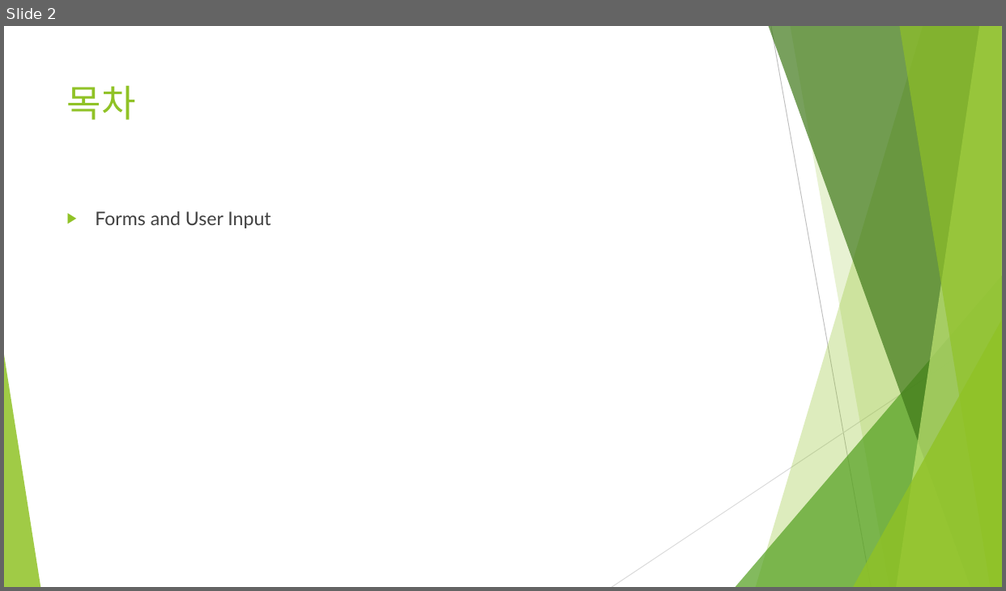
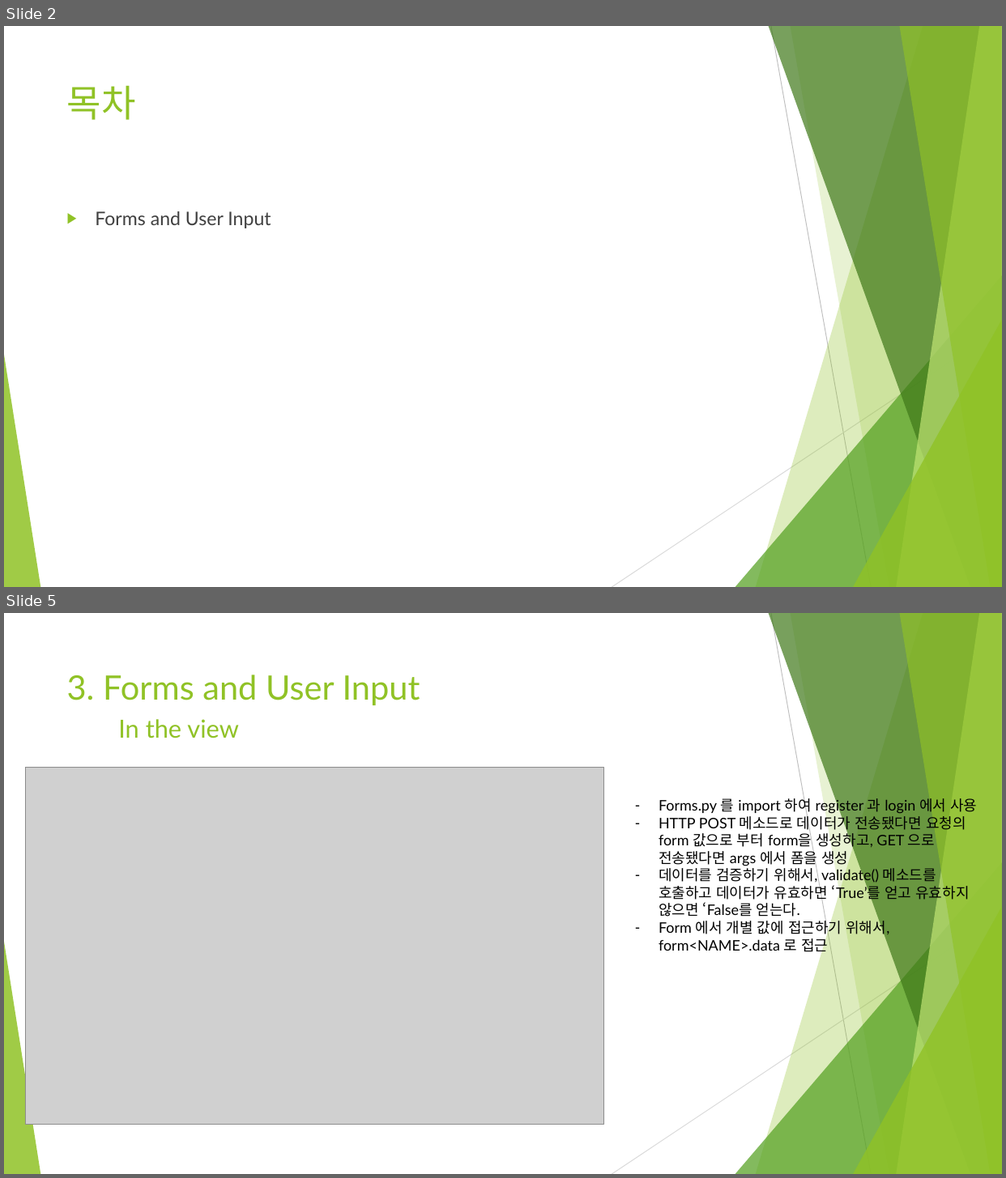
Before and after one commit to Heechul90/Flask, a slide deck: Study/03. Forms and User Input/Forms and User Input.pptx. Shown one above the other, each under a label of ours: slide 2 before the commit, slides 2 and 5 after it; the slides between them are not shown. The pictures are 1006x591 and 1006x1178 pixels, drawn with LibreOffice and Linux fonts; fonts in the diff are those of the drawing; grey boxes stand for pictures. Boxes give left, top, right and bottom in pixels: in the first picture for what was removed or moved away, otherwise in the second. Text is boxed around its words. In the diff, an @@ line names an element or a change of style, - is before the commit and + after.

```diff
--- a/Study/03. Forms and User Input/Forms and User Input.pptx
+++ b/Study/03. Forms and User Input/Forms and User Input.pptx
@@ slide 5 added at [4, 613, 1002, 1174], background #FFFFFF; not listed: 10 template elements that a slide beside it also shows @@
@@ title added at [67, 675, 420, 705], 32.4 pt, text #90C226 @@
+3. Forms and User Input
@@ text added at [118, 719, 239, 739], 24 pt, text #90C226 @@
+In the view
@@ picture added at [26, 767, 604, 1124] @@
@@ text added at [658, 796, 977, 955], 14 pt, text #000000 @@
+– Forms.py 를 import 하여 register 과 login 에서 사용
+– HTTP POST 메소드로 데이터가 전송됐다면 요청의 form 값으로 부터 form을 생성하고, GET 으로 전송됐다면 args 에서 폼을 생성
+– 데이터를 검증하기 위해서, validate() 메소드를 호출하고 데이터가 유효하면 ‘True’를 얻고 유효하지 않으면 ‘False를 얻는다.
+– Form 에서 개별 값에 접근하기 위해서, form<NAME>.data 로 접근
```
Also in this commit, not shown: 2 other slides added, 1 slide removed, 16 other files.
